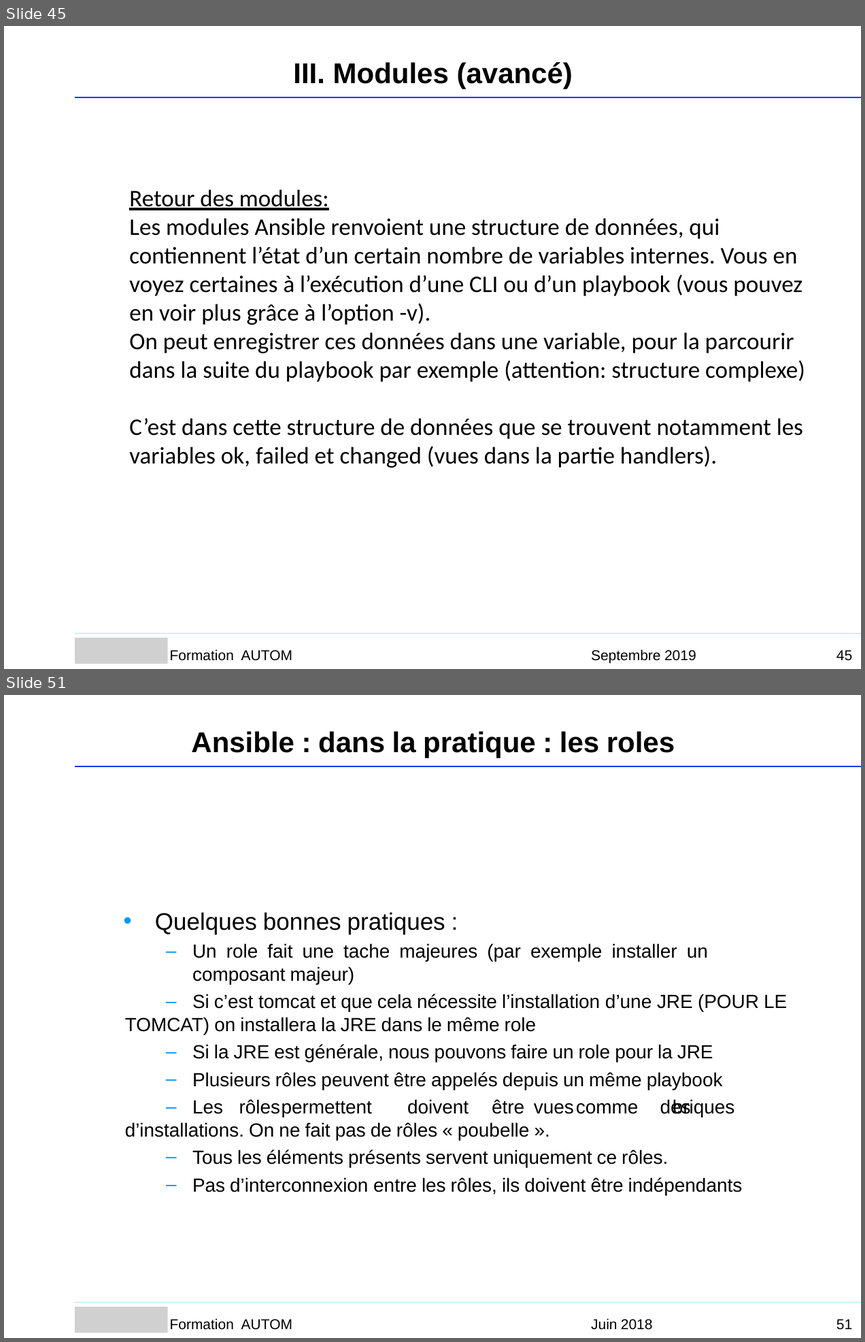
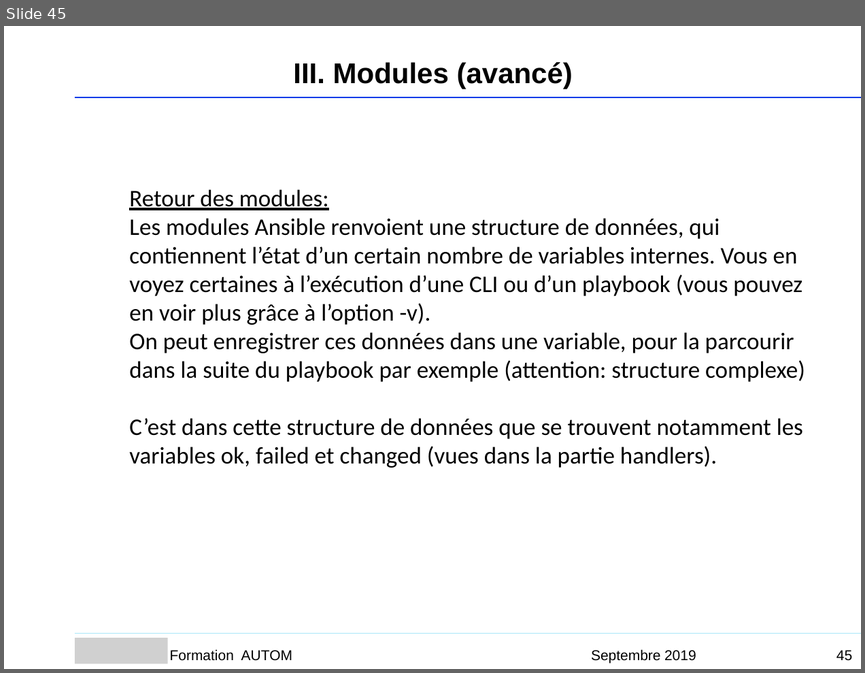
Before and after one commit to Sputnik93/cours_ansible, a slide deck: Ansible_support_cours_AGO.ppt. Shown one above the other, each under a label of ours: slides 45 and 51 before the commit, slide 45 after it; the slides between them are not shown. The pictures are 865x1342 and 865x673 pixels, drawn with LibreOffice and Linux fonts; fonts in the diff are those of the drawing; grey boxes stand for pictures; background and template pictures are left out. Boxes give left, top, right and bottom in pixels: in the first picture for what was removed or moved away, otherwise in the second. Text is boxed around its words. In the diff, an @@ line names an element or a change of style, - is before the commit and + after.

```diff
--- a/Ansible_support_cours_AGO.ppt
+++ b/Ansible_support_cours_AGO.ppt
@@ slide 51 removed at [4, 695, 861, 1338], background #FFFFFF @@
@@ text removed at [191, 731, 674, 758] @@
-Ansible : dans la pratique : les roles
@@ freeform shape removed at [75, 766, 861, 766] @@
@@ text removed at [125, 912, 787, 1195] @@
-• Quelques bonnes pratiques :
-  – Un role fait une tache majeures (par exemple installer un composant majeur)
-  – Si c’est tomcat et que cela nécessite l’installation d’une JRE (POUR LE
-TOMCAT) on installera la JRE dans le même role
-  – Si la JRE est générale, nous pouvons faire un role pour la JRE
-  – Plusieurs rôles peuvent être appelés depuis un même playbook
-  – Les rôles permettent doivent être vues comme des briques
-d’installations. On ne fait pas de rôles « poubelle ».
-  – Tous les éléments présents servent uniquement ce rôles.
-  – Pas d’interconnexion entre les rôles, ils doivent être indépendants
@@ freeform shape removed at [75, 1302, 861, 1302] @@
@@ picture removed at [75, 1307, 169, 1334] @@
@@ text removed at [170, 1318, 292, 1329] @@
-Formation AUTOM
@@ text removed at [591, 1318, 653, 1329] @@
-Juin 2018
@@ page number removed at [836, 1319, 852, 1329] @@
-51
```
Also in this commit, not shown: 14 slides changed, 5 slides added, 14 other slides removed.
